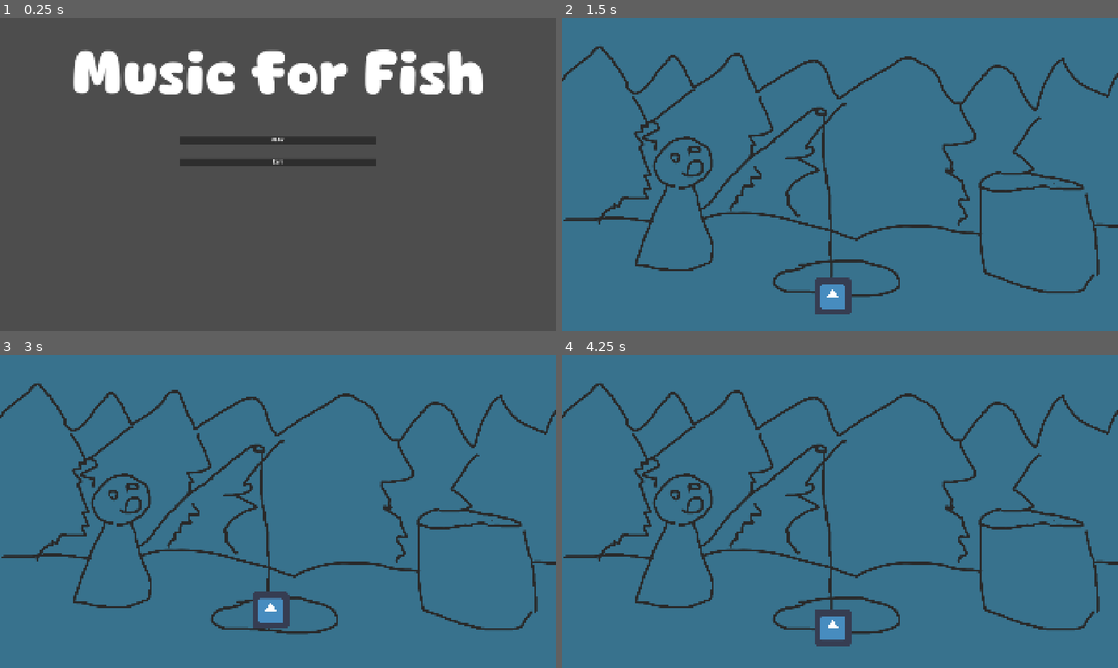
Above: before the commit, frames 1-4 (two rows, left to right).
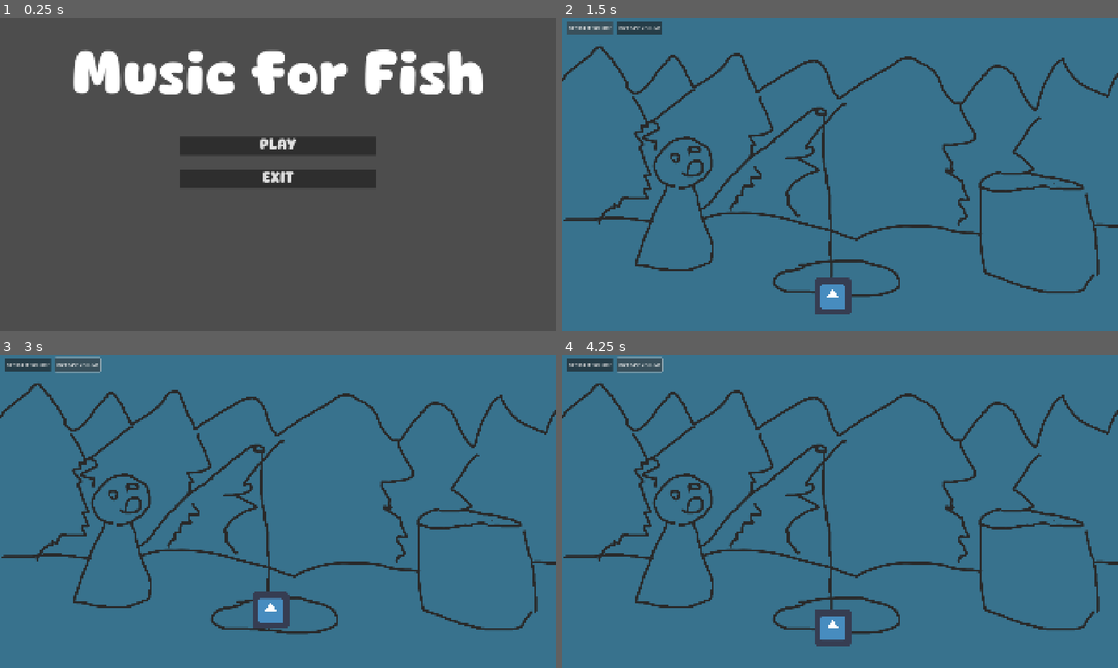
Above: after the commit, the same moments.

Repository: PhoenixStroh/mini-jame-gam
Game: Godot game, scene res://main.tscn
Same seed, same stepped clock (60 frames per second), same inputs: the game is played once before the commit and once after it. The engine's default icon, where the game draws it, is replaced by a stand-in: a white triangle on a blue panel in a dark square.
Inputs (mouse positions are in pixels of both pictures, inside the frame that each line leads up to):
- Up to frame 1 (0.25 s): no input
- Up to frame 2 (1.5 s): click "PLAY" at 0.5 s; click (589, 27) at 1.25 s, where only the run after the commit has a clickable "DECREASE VOLUME"
- Up to frame 3 (3 s): click (77, 364) at 2 s, where only the run after the commit has a clickable "INCREASE VOLUME"; hold Up (up) from 2.78 s (still down)
- Up to frame 4 (4.25 s): release Up (up) at 3.53 s; hold Down (down) from 3.53 s (still down)

The runs differ from the first frame. In frame 1, 4.0% of the frame differs, in the area x 32-68%, y 38-55%; in frame 2, 0.7%; in frame 3, 0.8%; in frame 4, 0.8%.

Commit message:
Added primitive way to adjust volume.

Diff:
--- a/mini-jame-gam-51/actors/fish/fish.gd
+++ b/mini-jame-gam-51/actors/fish/fish.gd
@@ -11,6 +11,7 @@
 @export var species_picture: Texture2D
 
 @export var _area: Area2D
+@export var _audio: AudioStreamPlayer2D
 
 var _start_position: Vector2
 var _end_position: Vector2
@@ -18,6 +19,10 @@
 
 
 func _ready() -> void:
+	# Connect to volume signals.
+	add_to_group("fish")
+
+	# Record start and end positions of path.
 	_start_position = start_point.global_position
 	_end_position = end_point.global_position
 
@@ -30,3 +35,11 @@
 	_movement_tween.tween_interval(2)
 	_movement_tween.tween_property(self, "global_position", _end_position, movement_duration).set_ease(Tween.EASE_IN_OUT).set_trans(Tween.TRANS_QUAD)
 	_movement_tween.tween_interval(2)
+
+
+func decrease_volume():
+	_audio.volume_db -= 1
+
+
+func increase_volume():
+	_audio.volume_db += 1
--- a/mini-jame-gam-51/actors/fish/fish.tscn
+++ b/mini-jame-gam-51/actors/fish/fish.tscn
@@ -3,9 +3,10 @@
 [ext_resource type="Script" uid="uid://b6h3ebfi2j26a" path="res://actors/fish/fish.gd" id="1_5fmmu"]
 [ext_resource type="AudioStream" uid="uid://c3t0qrlwxt4hv" path="res://audio/octopus_piano.ogg" id="3_lqafy"]
 
-[node name="Fish" type="Node2D" unique_id=464717527 node_paths=PackedStringArray("_area")]
+[node name="Fish" type="Node2D" unique_id=464717527 node_paths=PackedStringArray("_area", "_audio")]
 script = ExtResource("1_5fmmu")
 _area = NodePath("Area2D")
+_audio = NodePath("AudioStreamPlayer2D")
 
 [node name="Area2D" type="Area2D" parent="." unique_id=1231849867]
 
--- a/mini-jame-gam-51/game.gd
+++ b/mini-jame-gam-51/game.gd
@@ -1,7 +1,16 @@
 extends Node2D
+
+signal decrease_volume
+signal increase_volume
 
 @export var label: Label
 @export var fish_picture: TextureRect
+
+
+func _ready() -> void:
+	for fish:Fish in get_tree().get_nodes_in_group("fish"):
+		decrease_volume.connect(fish.decrease_volume)
+		increase_volume.connect(fish.increase_volume)
 
 
 func _on_hook_caught_fish(fish: Fish) -> void:
@@ -14,3 +23,11 @@
 
 	label.visible = false
 	fish_picture.visible = false
+
+
+func _on_increase_volume_button_pressed() -> void:
+	increase_volume.emit()
+
+
+func _on_decrease_volume_button_pressed() -> void:
+	decrease_volume.emit()
--- a/mini-jame-gam-51/game.tscn
+++ b/mini-jame-gam-51/game.tscn
@@ -71,6 +71,20 @@
 size_flags_horizontal = 4
 size_flags_vertical = 4
 
+[node name="DecreaseVolumeButton" type="Button" parent="." unique_id=1987104460]
+offset_left = 18.0
+offset_top = 11.0
+offset_right = 73.0
+offset_bottom = 58.0
+text = "DECREASE VOLUME"
+
+[node name="IncreaseVolumeButton" type="Button" parent="." unique_id=264804928]
+offset_left = 191.0
+offset_top = 11.0
+offset_right = 346.0
+offset_bottom = 58.0
+text = "INCREASE VOLUME"
+
 [node name="Hook" parent="." unique_id=1417838539 instance=ExtResource("3_feb5d")]
 position = Vector2(935, 961)
 
@@ -93,4 +107,6 @@
 [node name="CollisionShape2D" type="CollisionShape2D" parent="Octopus" unique_id=177041305]
 shape = SubResource("CircleShape2D_7jktm")
 
+[connection signal="pressed" from="DecreaseVolumeButton" to="." method="_on_decrease_volume_button_pressed"]
+[connection signal="pressed" from="IncreaseVolumeButton" to="." method="_on_increase_volume_button_pressed"]
 [connection signal="caught_fish" from="Hook" to="." method="_on_hook_caught_fish"]
--- a/mini-jame-gam-51/main.tscn
+++ b/mini-jame-gam-51/main.tscn
@@ -64,11 +64,13 @@
 [node name="PlayButton" type="Button" parent="MarginContainer/VBoxContainer/MarginContainer/VBoxContainer" unique_id=907371761]
 layout_mode = 2
 theme_override_fonts/font = ExtResource("2_0xm2m")
+theme_override_font_sizes/font_size = 50
 text = "PLAY"
 
 [node name="ExitButton" type="Button" parent="MarginContainer/VBoxContainer/MarginContainer/VBoxContainer" unique_id=1618889992]
 layout_mode = 2
 theme_override_fonts/font = ExtResource("2_0xm2m")
+theme_override_font_sizes/font_size = 50
 text = "EXIT"
 
 [connection signal="pressed" from="MarginContainer/VBoxContainer/MarginContainer/VBoxContainer/PlayButton" to="." method="_on_play_button_pressed"]
